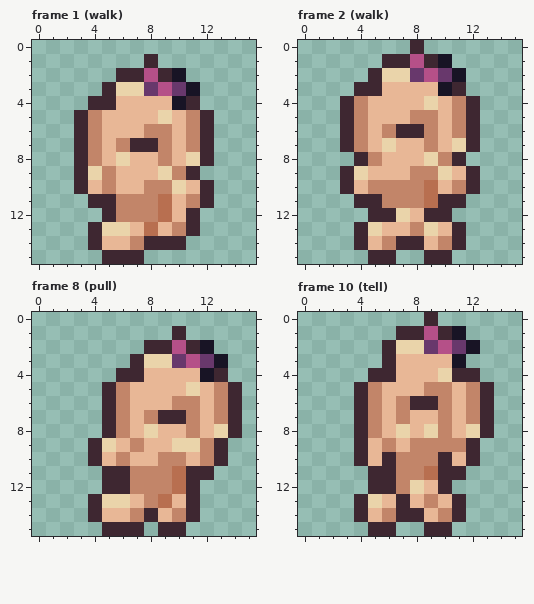
One commit to this pixel-art file: art/minis/dog-pierre@50.aseprite. The first picture shows the starting point.
16x16 pixels, 18 frames. Shown: frame 1 (walk), frame 2 (walk), frame 8 (pull), frame 10 (tell). The commit also changed other frames, which this record leaves out.
Now the later version:
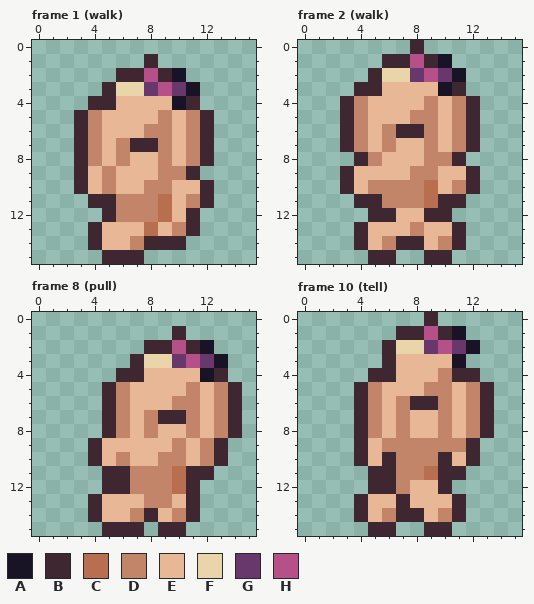
Palette (. is transparent): A #181425  B #3e2731  C #b86f50  D #c28569  E #e8b796  F #ead4aa  G #68386c  H #b55088
Difference:
Frame 1 (walk):
The edit turns colour F into colour D in row 5 at x 9; in row 8 at x 6 and 11; in row 9 at x 9.
The edit turns colour F into colour E in row 9 at x 4; in row 10 at x 10; in row 13 at x 5 to 6.
Frame 2 (walk):
The edit turns colour F into colour D in row 4 at x 9; in row 7 at x 6 and 11; in row 8 at x 9.
The edit turns colour F into colour E in row 9 at x 4 and 10; in row 12 at x 7; in row 13 at x 5 and 9.
Frame 8 (pull):
The edit turns colour C into colour D in row 13 at x 9.
The edit turns colour F into colour D in row 5 at x 11; in row 8 at x 8 and 13; in row 9 at x 10.
The edit turns colour D into colour E in row 9 at x 7.
The edit turns colour F into colour E in row 9 at x 5 and 11; in row 13 at x 5 to 6.
Frame 10 (tell):
The edit turns colour E into colour D in row 9 at x 7.
The edit turns colour F into colour D in row 4 at x 10; in row 8 at x 7 and 12.
The edit turns colour D into colour E in row 13 at x 9.
The edit turns colour F into colour E in row 8 at x 9; in row 12 at x 8; in row 13 at x 5.
Pixel boxes of the changes (left, top, right, bottom) in both pictures:
changed: (88, 110, 200, 236)
changed: (354, 96, 466, 236)
changed: (102, 382, 228, 508)
changed: (368, 368, 480, 508)
